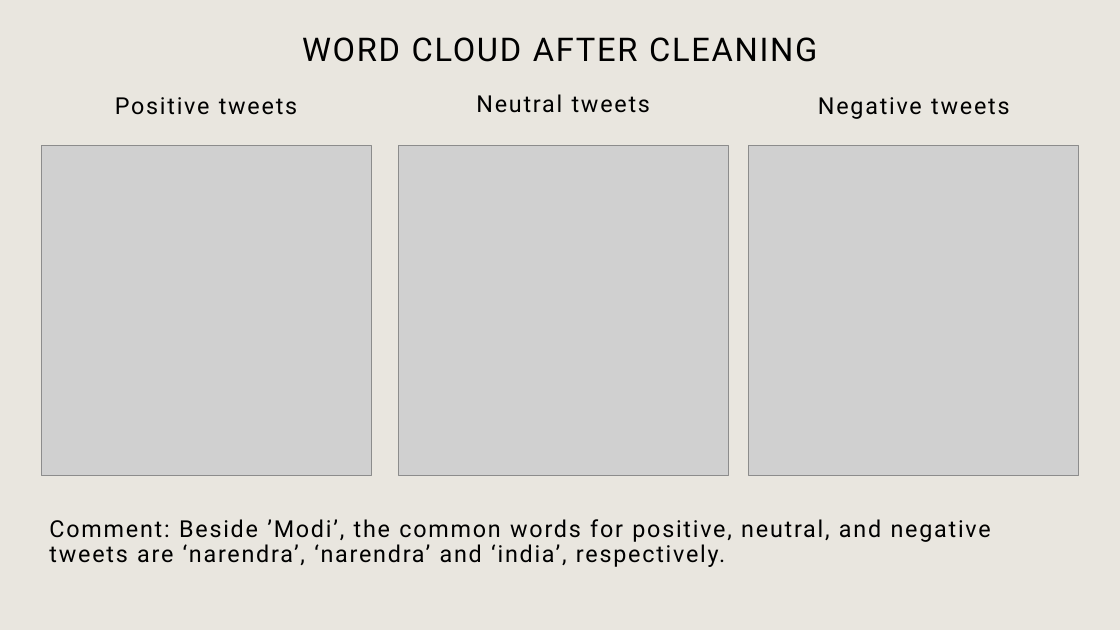
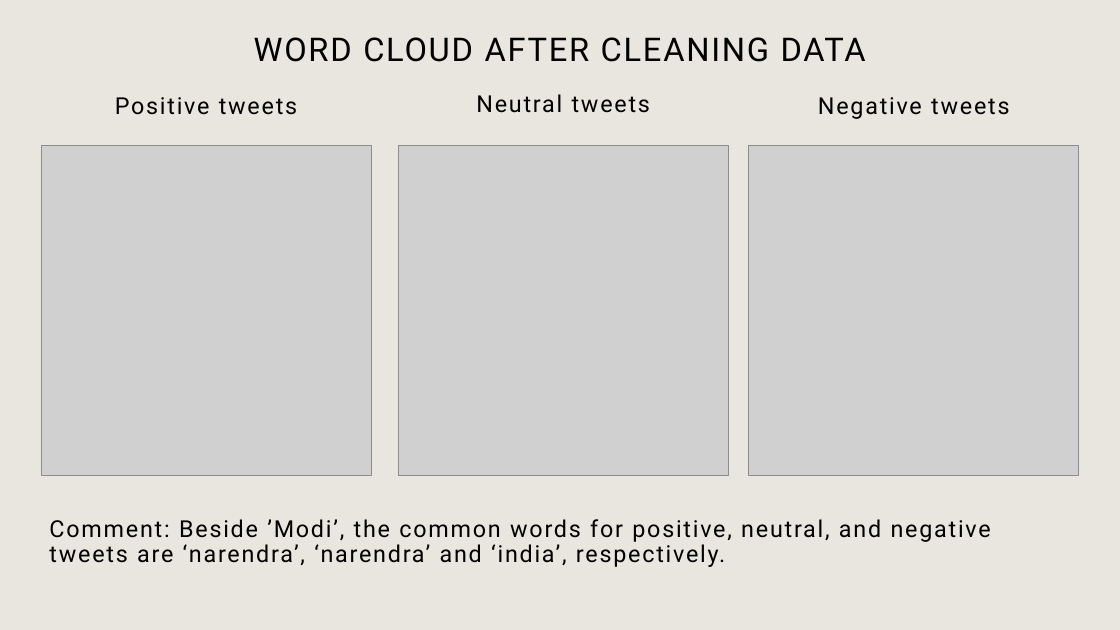
Before and after one commit to ngannk92/tweet_sentiment, a slide deck: slide 8 of tweet sentiment.pptx (slide 7 before the commit). Drawn at 1120x630 pixels with LibreOffice and Linux fonts; fonts in the diff are those of the drawing; grey boxes stand for pictures. Boxes give left, top, right and bottom in pixels: in the first picture for what was removed or moved away, otherwise in the second. Text is boxed around its words. In the diff, an @@ line names an element or a change of style, - is before the commit and + after.

```diff
--- a/tweet sentiment.pptx
+++ b/tweet sentiment.pptx
@@ title at <box>254,37,866,62</box>: text changed @@
-WORD CLOUD AFTER CLEANING
+WORD CLOUD AFTER CLEANING DATA
```
Also in this commit, not shown: 6 other slides changed, 4 slides added.
